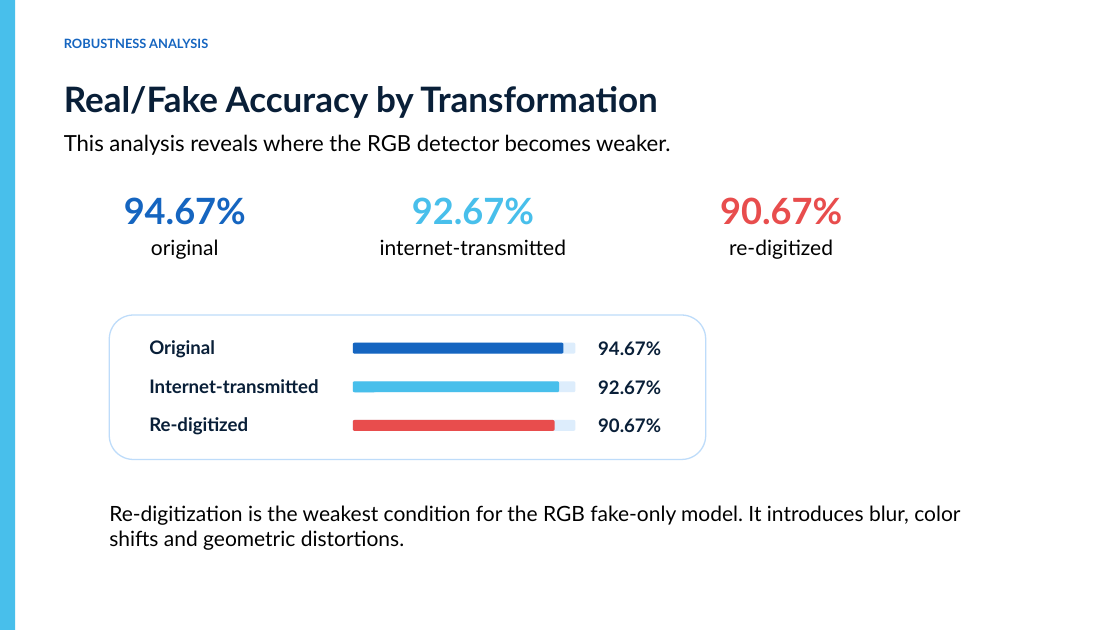
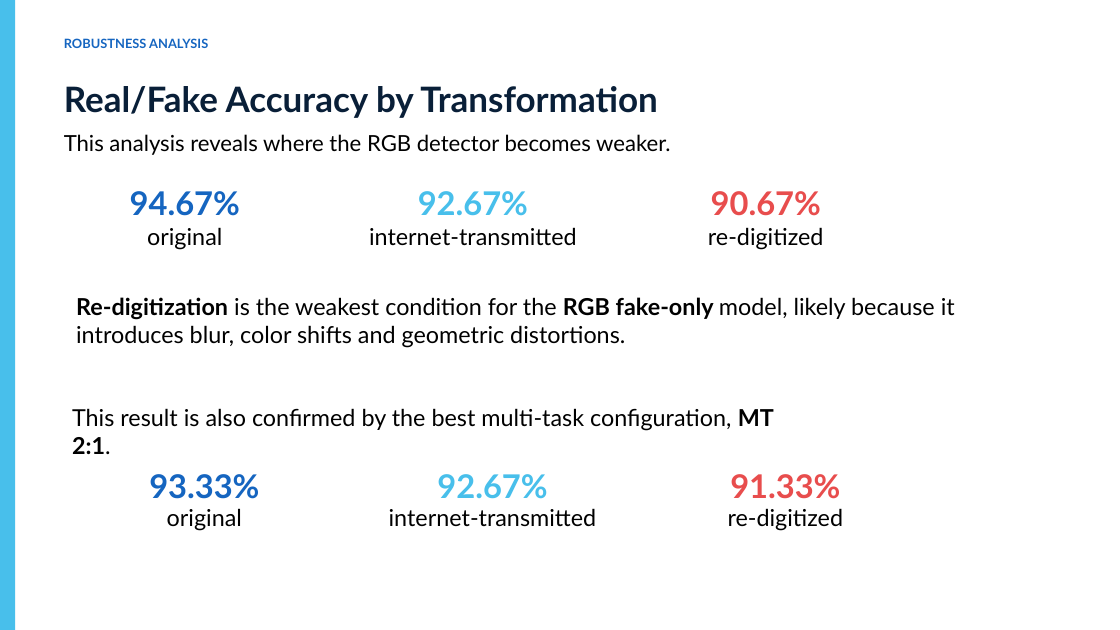
Before and after one commit to Alessandro-json/AI_PostProcessing_Detection, a slide deck: slide 14 of presentation.pptx. Drawn at 1120x630 pixels with LibreOffice and Linux fonts; fonts in the diff are those of the drawing. Boxes give left, top, right and bottom in pixels: in the first picture for what was removed or moved away, otherwise in the second. Text is boxed around its words. In the diff, an @@ line names an element or a change of style, - is before the commit and + after.

```diff
--- a/presentation.pptx
+++ b/presentation.pptx
@@ size 31 to 28 pt in 3 elements at (418,191,528,216), (130,191,240,216), (711,191,821,216) @@
@@ text "90.67%": place and size @@
-text "90.67%" at (720,197,842,225)
+text "90.67%" at (711,191,821,216)
@@ text "original": place and size @@
-text "original" at (151,239,219,259)
+text "original" at (147,227,222,250)
@@ text "internet-transmitted": place and size @@
-text "internet-transmitted" at (380,239,566,255)
+text "internet-transmitted" at (369,227,577,245)
@@ size 18 to 20 pt in 3 elements at (369,227,577,245), (147,227,222,250), (708,227,824,250) @@
@@ text "re-digitized": place and size @@
-text "re-digitized" at (729,239,833,259)
+text "re-digitized" at (708,227,824,250)
@@ text at (76,297,955,348): text changed; size 18 to 20 pt @@
-Re-digitization is the weakest condition for the RGB fake-only model. It introduces blur, color shifts and geometric distortions.
+Re-digitization is the weakest condition for the RGB fake-only model, likely because it introduces blur, color shifts and geometric distortions.
@@ rounded rectangle removed at (109,315,706,460) @@
@@ rounded rectangle removed at (353,343,576,354) @@
@@ rounded rectangle removed at (353,343,564,354) @@
@@ text removed at (598,341,661,355) @@
-94.67%
@@ rounded rectangle removed at (353,381,576,392) @@
@@ rounded rectangle removed at (353,381,560,392) @@
@@ text added at (72,408,774,454), 20 pt, text #000000 @@
+This result is also confirmed by the best multi-task configuration, MT 2:1.
@@ text removed at (598,418,661,432) @@
-90.67%
@@ rounded rectangle removed at (353,420,576,431) @@
@@ rounded rectangle removed at (353,420,555,431) @@
@@ text added at (149,474,259,499), 28 pt, text #1565C0, bold @@
+93.33%
@@ text "92.67%": place and size @@
-text "92.67%" at (598,380,661,394)
+text "92.67%" at (437,474,547,499)
@@ text "92.67%" at (437,474,547,499): size 16 to 28 pt, text colour #091F38 to #48BFEB; alignment left to centre @@
@@ text added at (730,474,840,499), 28 pt, text #E84D4D, bold @@
+91.33%
@@ text at (167,508,242,531): text changed; size 16 to 20 pt; text colour #091F38 to #000000; bold off @@
-Original
+original
@@ text at (389,508,597,527): text changed; size 16 to 20 pt; text colour #091F38 to #000000; bold off @@
-Internet-transmitted
+internet-transmitted
@@ text at (728,508,844,531): text changed; size 16 to 20 pt; text colour #091F38 to #000000; bold off @@
-Re-digitized
+re-digitized
```
